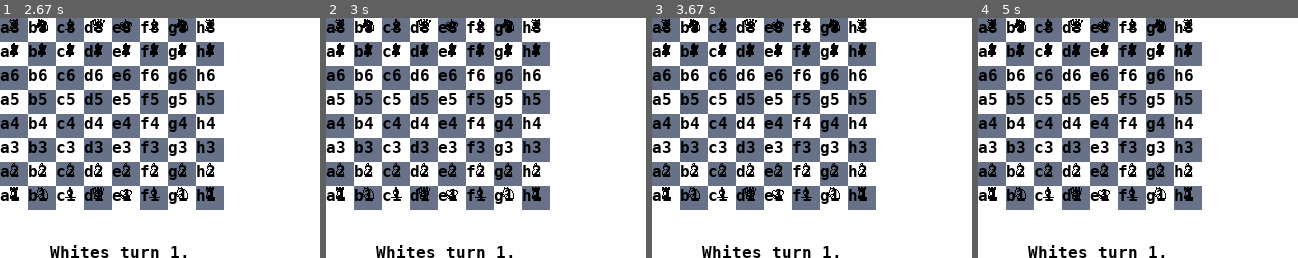
Above: before the commit, frames 1-4 (left to right).
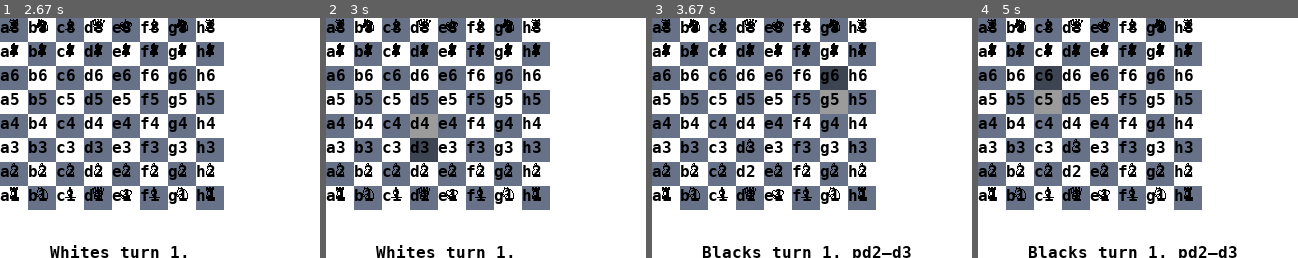
Above: after the commit, the same moments.

Repository: philsupertramp/chess
Game: pygame game, started from main.py
Same seed, same stepped clock (60 frames per second), same inputs: the game is played once before the commit and once after it.
Inputs (mouse positions are in pixels of both pictures, inside the frame that each line leads up to):
- Up to frame 1 (2.67 s): click (160, 138) at 0.38 s
- Up to frame 2 (3 s): click (412, 169) at 2.72 s
- Up to frame 3 (3.67 s): click (735, 138) at 3.05 s; click (847, 66) at 3.38 s
- Up to frame 4 (5 s): click (1096, 99) at 3.72 s; click (1042, 54) at 4.88 s

Frame 1 is identical in both runs. In frame 2, 1.5% of the frame differs, in the area x 26-35%, y 40-60%; in frame 3, 2.4%; in frame 4, 2.5%, in the area x 15-81%, y 20-100%.

Commit message:
fix picking

Diff:
--- a/src/backends/pygame_backend.py
+++ b/src/backends/pygame_backend.py
@@ -88,7 +88,7 @@
 
         mouse_pos = pygame.mouse.get_pos()
 
-        scale = screen.get_width() / 8, (screen.get_height() - 20) / 8
+        scale = screen.get_field_width() / 8, (screen.get_field_height()) / 8
         cols = int(mouse_pos[0] / scale[0])
         rows = int(mouse_pos[1] / scale[1])
 
